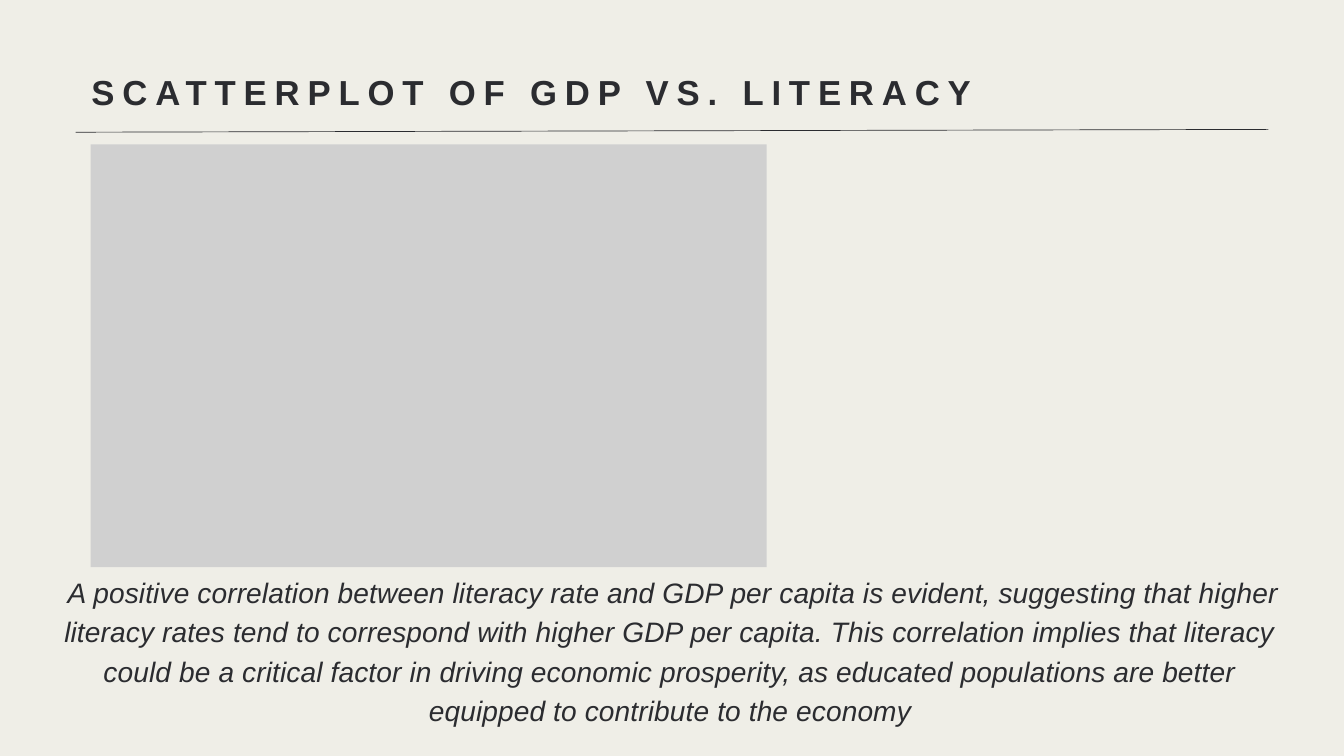
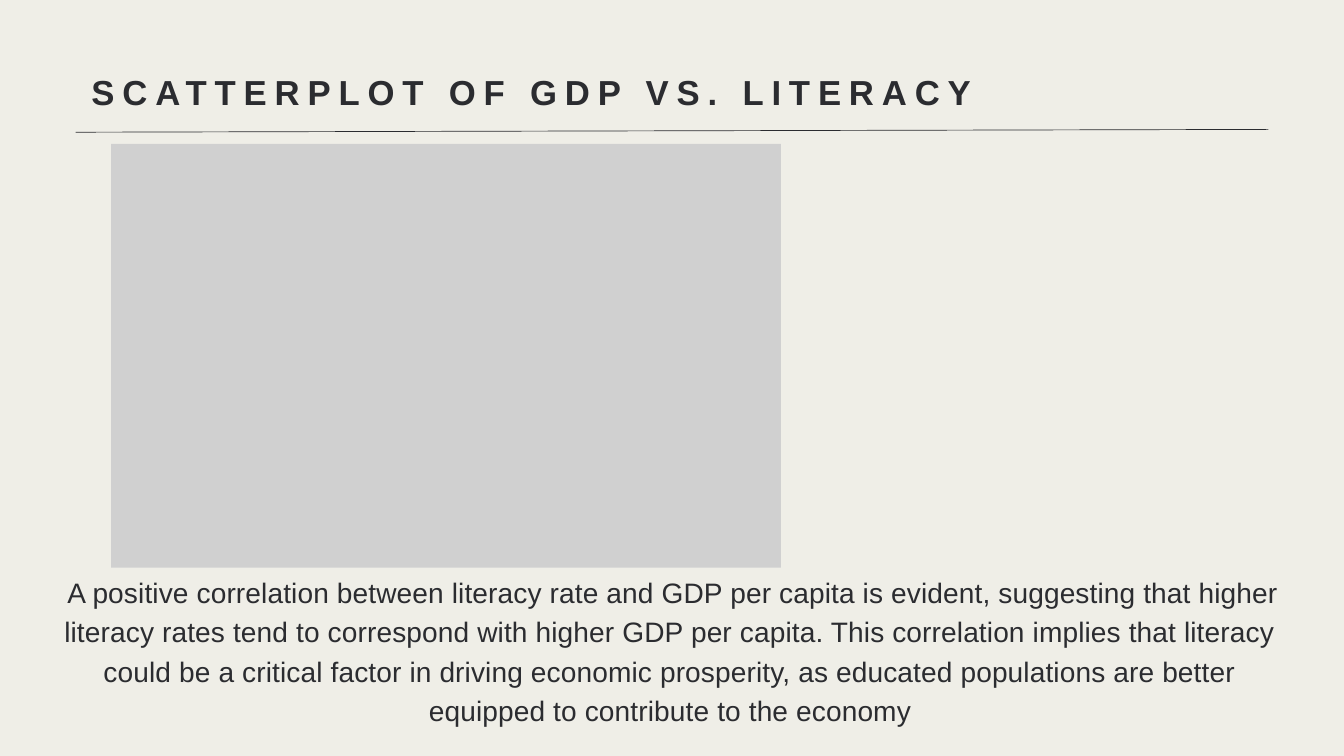
Before and after one commit to Vilars/Data110, a slide deck: slide 9 of Tete R Assignon_Project 1.pptx. Drawn at 1344x756 pixels with LibreOffice and Linux fonts; fonts in the diff are those of the drawing; grey boxes stand for pictures. Boxes give left, top, right and bottom in pixels: in the first picture for what was removed or moved away, otherwise in the second. Text is boxed around its words. In the diff, an @@ line names an element or a change of style, - is before the commit and + after.

```diff
--- a/Tete R Assignon_Project 1.pptx
+++ b/Tete R Assignon_Project 1.pptx
@@ picture: place and size @@
-picture at <box>91,144,767,567</box>
+picture at <box>111,144,781,567</box>
@@ text "A positive correlation between literacy ..." at <box>67,582,1278,726</box>: italic off @@
```
Also in this commit, not shown: 3 other slides changed, 1 slide added, 1 slide removed.
